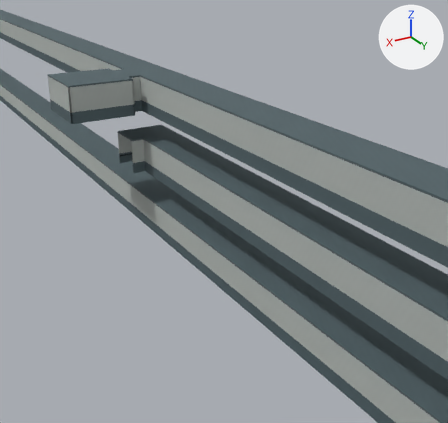
The glTF model assets/lower_staff_network/exports/AST-STF-009.glb: old version first, new version second.
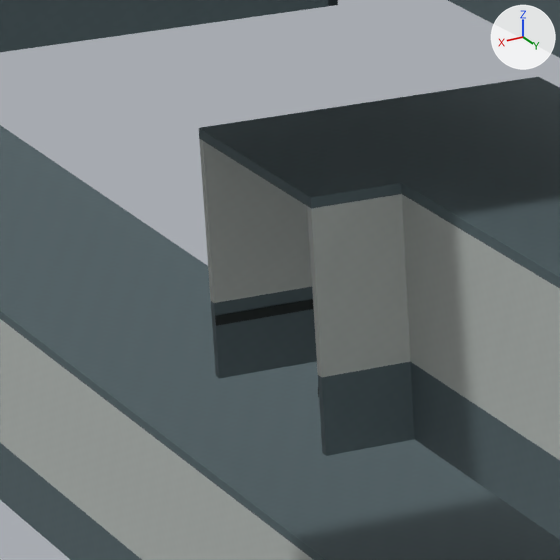
There are two pictures of each version: one from a 50 mm camera at (-32.16, 487.22, 26.41) aimed at (-60.51, 439.97, 2.78), one close up on the part from 21% to 37% of the width and 27% to 44% of the height. Lighting does not change. The marker at upper right points along +X, +Y and +Z. The last two pictures show the newer version. Vertices at exactly the same position are counted once.

Objects in the first close-up: 'STF_CELL_D01_X-3_Z-21_ASTRAEA_staff_bluegrey_paint', 'STF_CELL_D01_X-3_Z-21_ASTRAEA_staff_white_paint', 'STF_CELL_D01_X-3_Z-22_ASTRAEA_staff_bluegrey_paint', 'STF_CELL_D01_X-3_Z-22_ASTRAEA_staff_white_paint', 'STF_CELL_D02_X-3_Z-22_ASTRAEA_staff_bluegrey_paint', 'STF_CELL_D02_X-3_Z-22_ASTRAEA_staff_rubber', 'STF_CELL_D02_X-3_Z-22_ASTRAEA_staff_white_paint', 'STF_CELL_D03_X-3_Z-22_ASTRAEA_staff_bluegrey_paint'.
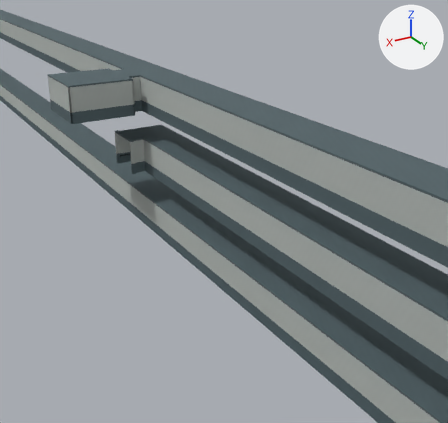
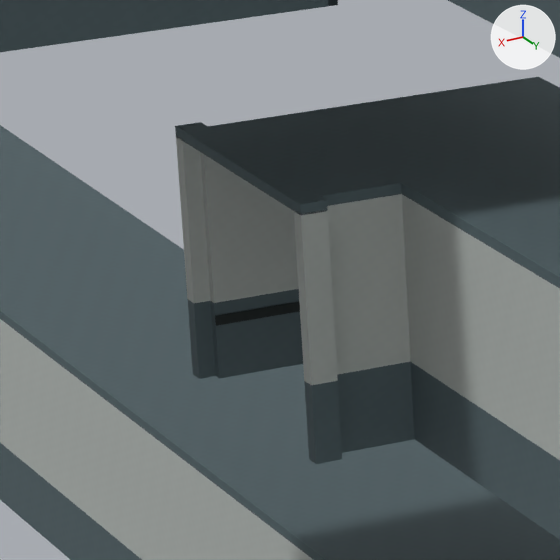
Location of each change, [x1, y1, x2, y2] in pixels of the close-ups (560 x 560 px):
'STF_CELL_D02_X-3_Z-22_ASTRAEA_staff_bluegrey_paint', reshaped
    before: [199, 77, 560, 540]
    after: [175, 77, 560, 540]
'STF_CELL_D02_X-3_Z-22_ASTRAEA_staff_white_paint', reshaped
    before: [199, 139, 560, 460]
    after: [176, 135, 560, 460]
part 1 of me_stf_d02_ceiling_007_003, added
    after: [304, 381, 342, 464]
part 2 of me_stf_d02_ceiling_007_003, added
    after: [188, 300, 216, 379]
part 3 of me_stf_d02_ceiling_007_003, added
    after: [175, 122, 328, 215]
part 4 of me_stf_d02_wall_00_09_00_enamel_003, added
    after: [294, 211, 338, 385]
part 5 of me_stf_d02_wall_00_09_00_enamel_003, added
    after: [176, 135, 211, 303]

The change in detail:
me_stf_d02_ceiling_007_003 is used by ob_stf_cell_d02_x_3_z_22_astraea_staff_bluegrey_paint; location (0.0, 0.0, 0.0).
me_stf_d02_ceiling_007_003 had 50 vertices, 108 faces and spanned x -58.8..-54.0, y 430.2..440.0, z 6.0..9.34.
me_stf_d02_ceiling_007_003 now has 74 vertices, 144 faces and spans x -58.8..-53.77, y 429.98..440.0, z 6.0..9.35.
me_stf_d02_ceiling_007_003 part 1: a new loose piece, a box spanning x -54.12..-53.77, y 433.8..434.02, z 6.0..7.03, in mat_astraea_staff_bluegrey_paint (picture img_staff_bluegrey_paint).
me_stf_d02_ceiling_007_003 part 2: a new loose piece, a box spanning x -54.12..-53.77, y 429.98..430.2, z 6.0..7.03, in mat_astraea_staff_bluegrey_paint (picture img_staff_bluegrey_paint).
me_stf_d02_ceiling_007_003 part 3: a new loose piece, a box spanning x -54.12..-53.77, y 429.98..434.02, z 9.2..9.35, in mat_astraea_staff_bluegrey_paint (picture img_staff_bluegrey_paint).
me_stf_d02_wall_00_09_00_enamel_003 is used by ob_stf_cell_d02_x_3_z_22_astraea_staff_white_paint; location (0.0, 0.0, 0.0).
me_stf_d02_wall_00_09_00_enamel_003 had 28 vertices, 48 faces and spanned x -58.8..-54.0, y 430.2..440.0, z 7.03..9.2.
me_stf_d02_wall_00_09_00_enamel_003 now has 44 vertices, 72 faces and spans x -58.8..-53.77, y 429.98..440.0, z 7.03..9.23.
me_stf_d02_wall_00_09_00_enamel_003 part 4: a new loose piece, a box spanning x -54.12..-53.77, y 433.8..434.02, z 7.03..9.23, in mat_astraea_staff_white_paint (picture img_staff_white_paint).
me_stf_d02_wall_00_09_00_enamel_003 part 5: a new loose piece, a box spanning x -54.12..-53.77, y 429.98..430.2, z 7.03..9.23, in mat_astraea_staff_white_paint (picture img_staff_white_paint).
